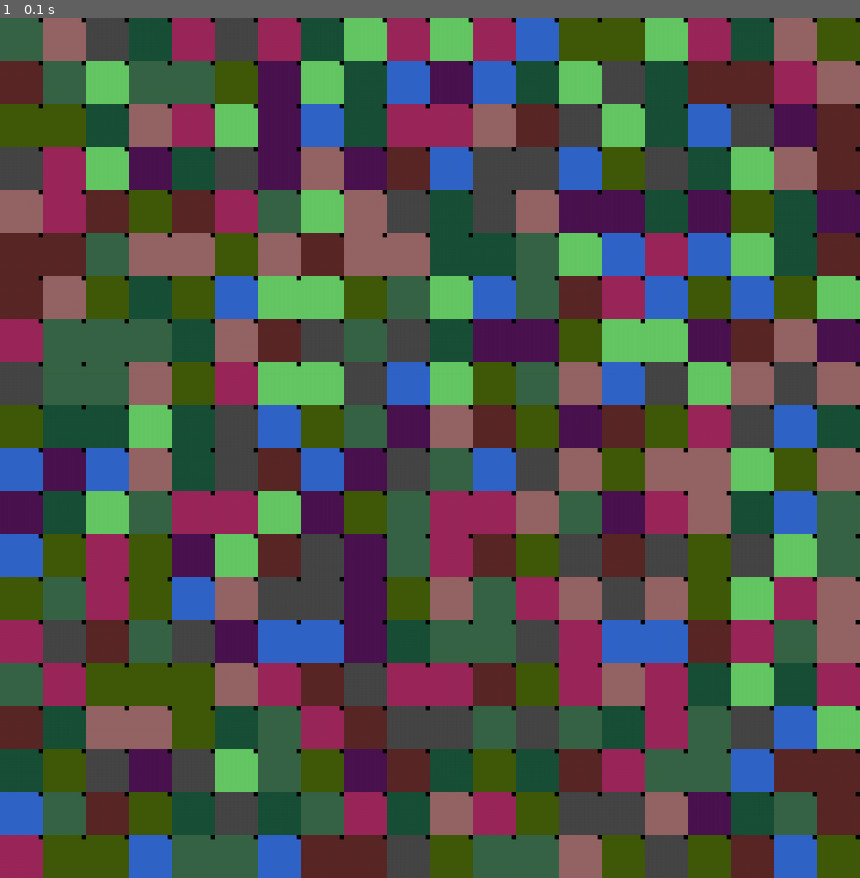
Above: before the commit, frame 1.
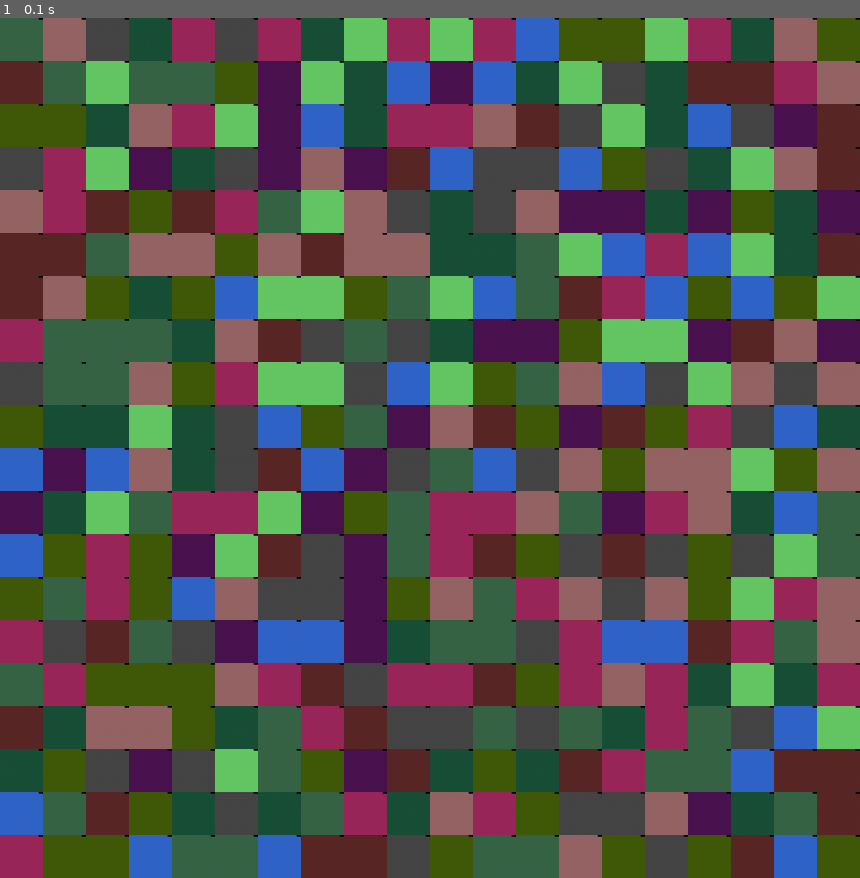
Above: after the commit, the same moment.

Repository: oferby/playground
Game: pygame game, started from RKHS/maze/simple/app.py
The game is run twice, just before and just after one commit, with the same random seed, the same clock (stepped at 60 frames per second) and the same inputs.
Inputs:
- Up to frame 1 (0.1 s): no input

The runs differ from the first frame. In frame 1, 0.8% of the frame differs, in the area x 4-100%, y 0-96%.

Commit message:
save probabilities to file

Diff:
--- a/RKHS/maze/simple/agents.py
+++ b/RKHS/maze/simple/agents.py
@@ -107,7 +107,7 @@
         self.prior = self.flatten(prior)
 
     def update_observation(self, obs):
-        # pZ = self.get_obs_vector(int(obs))
+
         pZ = obs
 
         prior = self.flatten(pZ * self.Zm) * self.prior
@@ -120,10 +120,20 @@
         self.update_move(action)
         self.update_observation(obs)
 
-        # print('real: {}'.format(self.obstacles[0]))
-        # print('state: {}'.format(self.prior[0:10]))
-
     def get_obs_vector(self, obs):
         z = np.zeros(self.observations)
         z[obs] = 1
         return np.matrix(z)
+
+
+class RKHS_Agent(BayesAgent):
+    def __init__(self, world):
+        super().__init__(world)
+
+    def calc_kernels(self):
+        MUs = self.get_kernel_vector(self.prior)
+
+
+
+    def get_kernel_vector(self, X):
+        std = np.std(X)
--- a/RKHS/maze/simple/app.py
+++ b/RKHS/maze/simple/app.py
@@ -17,7 +17,8 @@
     done = False
     reward = 0
     # agent = A.SimpleAgent()
-    agent = A.BayesAgent(world)
+    # agent = A.BayesAgent(world)
+    agent = A.RKHS_Agent(world)
     obs = None
     draw(agent.prior)
     while 1:
--- a/RKHS/maze/simple/world.py
+++ b/RKHS/maze/simple/world.py
@@ -88,12 +88,15 @@
 
         if os.path.exists(STATES_FILE):
             npzfile = np.load(STATES_FILE)
-            self.T = npzfile[npzfile.files[0]]
-            self.Z = npzfile[npzfile.files[1]]
-            self.A = npzfile[npzfile.files[2]]
+            self.T = npzfile['T']
+            self.Z = npzfile['Z']
+            self.A = npzfile['A']
         else:
             self.calc_states()
-            np.savez(STATES_FILE, self.T, self.Z,  self.A)
+            T = self.T
+            Z = self.Z
+            A = self.A
+            np.savez(STATES_FILE, T=T, Z=Z, A=A)
 
         screen.fill(WHITE)
 
@@ -142,17 +145,12 @@
                 obs = int(self.obstacles[i, j])
                 self.Z[obs, i * DIM + j] += 1
 
-        # print('real: {}'.format(self.obstacles[0]))
-        # print('Z: {}'.format(self.Z[:, 0:DIM]))
-
         #     normalize Z
         for i in range(OBSERVATIONS):
             s = sum(self.Z[i])
             for j in range(DIM * DIM):
                 self.Z[i][j] = self.Z[i][j] / s
 
-        # print('Znorm: {}'.format(self.Z[0, 0:DIM]))
-
     @staticmethod
     def get_surface():
         return pygame.surfarray.pixels2d(screen)
@@ -169,8 +167,8 @@
             for i in range(DIM):
                 for j in range(DIM):
                     p = prior[i * DIM + j]
-                    if p < 0.1:
-                        size = 5
+                    if p < 0.01:
+                        size = 2
                     else:
                         size = int(p * ROBOT_SIZE)
                     position = self.get_location_vector([i, j])
@@ -222,7 +220,7 @@
         if self.add_noise:
 
             for i in range(OBSERVATIONS):
-                obs[i] = np.random.normal(0.5, 0.1)
+                obs[i] = np.random.normal(0.5, 0.01)
 
             obs[int(self.obstacles[self.agent_location[0], self.agent_location[1]])] = np.random.normal(0.7, 0.1)
 
